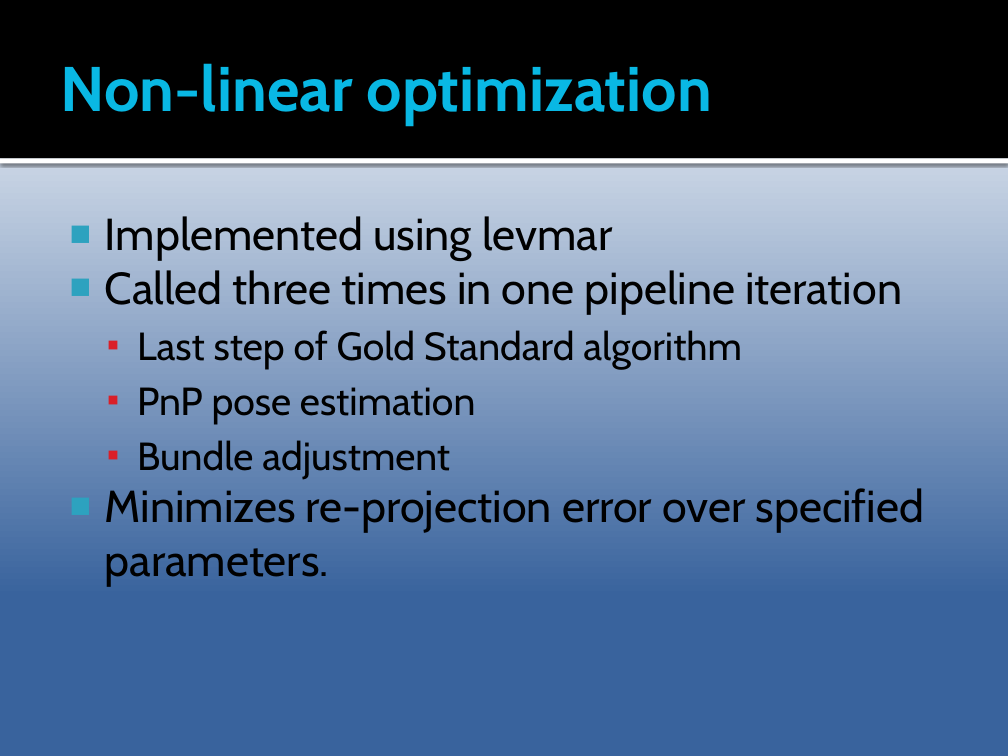
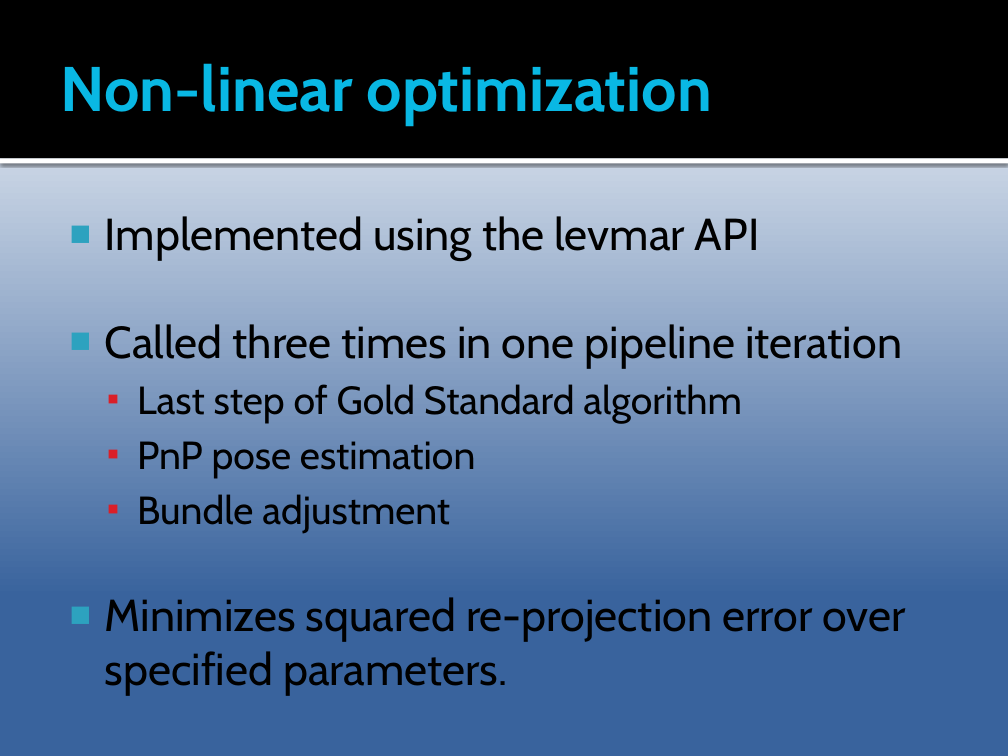
Before and after one commit to Epipolarna/Tracking, a slide deck: slide 11 of 3D Reconstruction/Documentation/TSBB15prez.pptx. Drawn at 1008x756 pixels with LibreOffice and Linux fonts; fonts in the diff are those of the drawing. Boxes give left, top, right and bottom in pixels: in the first picture for what was removed or moved away, otherwise in the second. Text is boxed around its words. In the diff, an @@ line names an element or a change of style, - is before the commit and + after.

```diff
--- a/3D Reconstruction/Documentation/TSBB15prez.pptx
+++ b/3D Reconstruction/Documentation/TSBB15prez.pptx
@@ text at <box>105,216,760,260</box>: text changed @@
-■ Implemented using levmar
+■ Implemented using the levmar API
@@ text at <box>105,597,906,695</box>: text changed @@
-■ Minimizes re-projection error over specified parameters.
+■ Minimizes squared re-projection error over specified parameters.
```
Also in this commit, not shown: 2 other slides changed, 1 slide added.
